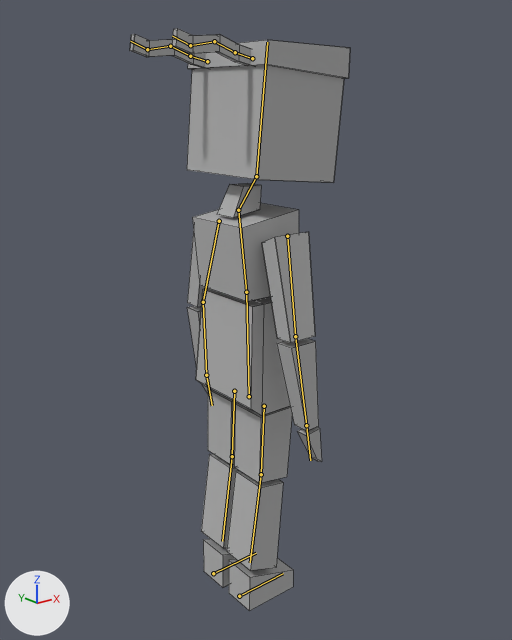
What one commit did to the Blender file Assets/Models/Player.blend.
Both versions are drawn from a 50 mm lens placed at (-7.63, -9.74, 9.42), pointed at (0.13, -0.04, 5.54). The axes (+X, +Y, +Z) are drawn at lower left. The lights are the same throughout. The bones that bend it are drawn over the model as lines. Mesh edges are drawn as thin lines.

In view in the first picture: 'Ninja_Mesh'.
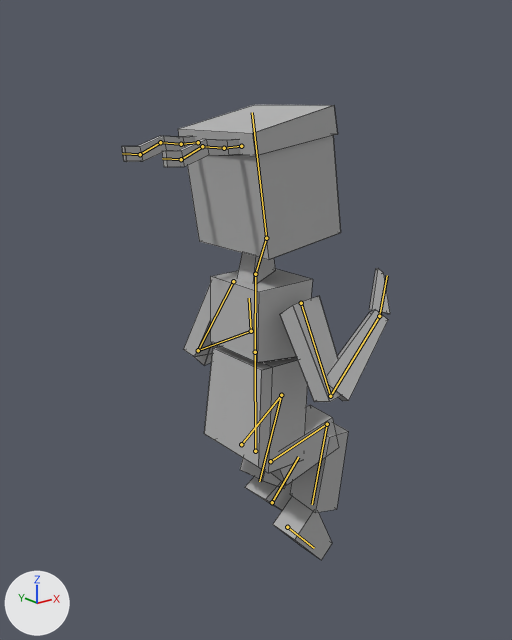
Commit message: Adicionado WallSliding

The newer file adds an action. The first version stands in its rest pose; the second is drawn at frame 1 of the action 'Wall Hold'.

The change in detail:
Bone 'Hips' (bone_hips) moves from (0.0, 0.0, 0.0) to (0.0, -1.2, -0.13).
Bone 'Hips' (bone_hips) turns from (0, 0, 0) to (-1, 0, 0) degrees about its own x, y and z.
Bone 'Chest' (bone_chest) turns from (0, 0, 0) to (-6, 0, 0) degrees about its own x, y and z.
Bone 'Neck' (bone_neck) turns from (0, 0, 0) to (21, 0, 0) degrees about its own x, y and z.
Bone 'Arm Upper.L' (bone_arm_upper_l) turns from (0, 0, 0) to (5, -10, -9) degrees about its own x, y and z.
Bone 'Arm Lower.L' (bone_arm_lower_l) turns from (0, 0, 0) to (-92, -3, -3) degrees about its own x, y and z.
Bone 'Hand.L' (bone_hand_l) turns from (0, 0, 0) to (-61, -7, -65) degrees about its own x, y and z.
Bone 'Arm Upper.R' (bone_arm_upper_r) turns from (0, 0, 0) to (-11, -4, 15) degrees about its own x, y and z.
Bone 'Arm Lower.R' (bone_arm_lower_r) turns from (0, 0, 0) to (-119, 37, 14) degrees about its own x, y and z.
Bone 'Hand.R' (bone_hand_r) turns from (0, 0, 0) to (-19, 0, 12) degrees about its own x, y and z.
Bone 'Leg IK.L' (bone_leg_ik_l) moves from (0.0, 0.0, 0.0) to (0.0, -0.97, 1.01).
Bone 'Leg IK.L' (bone_leg_ik_l) turns from (0, 0, 0) to (-49, 0, 0) degrees about its own x, y and z.
Bone 'Leg IK.R' (bone_leg_ik_r) moves from (0.0, 0.0, 0.0) to (0.0, -1.62, 0.65).
Bone 'Leg IK.R' (bone_leg_ik_r) turns from (0, 0, 0) to (47, 0, 0) degrees about its own x, y and z.

Pixel boxes [x1, y1, x2, y2] of what changed, in the pictures (512 x 640 px):
'Ninja_Mesh', posed (22% wider, 22% shorter): before [130, 28, 350, 611]; after [122, 105, 390, 560]
bone 'Hips', root to tip: before (249, 396) to (246, 292); after (255, 451) to (255, 352)
bone 'Chest', root to tip: before (246, 292) to (238, 210); after (255, 352) to (255, 274)
bone 'Neck', root to tip: before (238, 210) to (256, 176); after (255, 274) to (266, 238)
bone 'Arm Upper.L', root to tip: before (219, 221) to (203, 302); after (233, 281) to (198, 350)
bone 'Arm Lower.L', root to tip: before (203, 302) to (206, 375); after (198, 350) to (251, 331)
bone 'Hand.L', root to tip: before (206, 375) to (212, 405); after (251, 331) to (249, 298)
bone 'Arm Upper.R', root to tip: before (287, 236) to (295, 336); after (301, 303) to (330, 396)
bone 'Arm Lower.R', root to tip: before (295, 336) to (306, 425); after (330, 396) to (379, 316)
bone 'Hand.R', root to tip: before (306, 425) to (310, 460); after (379, 316) to (387, 275)
